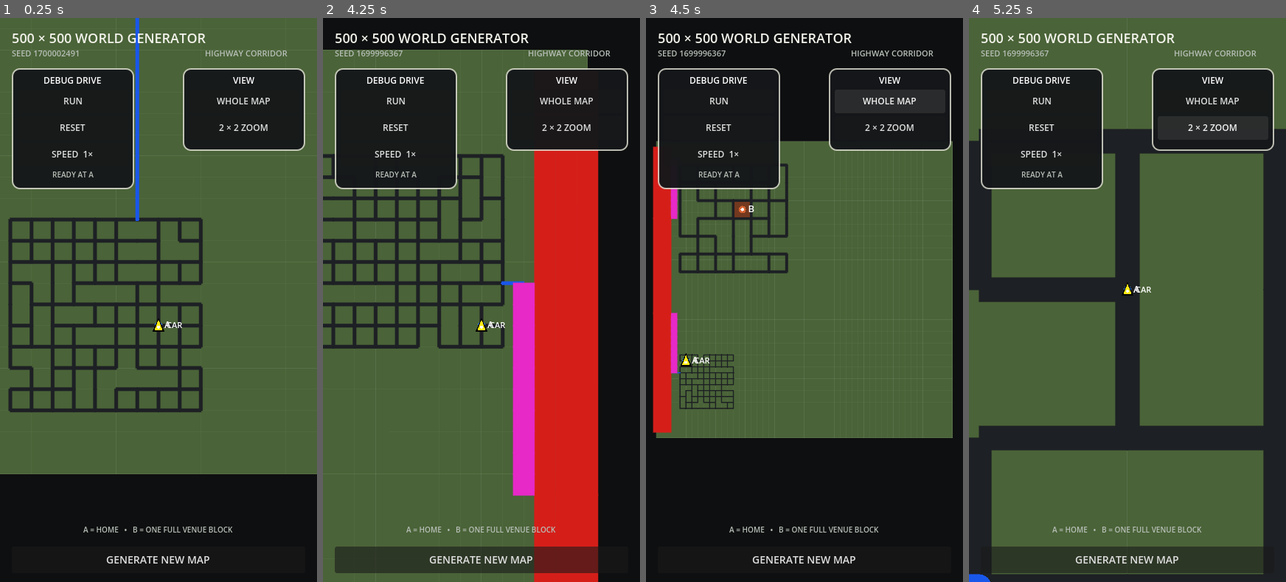
Above: before the commit, frames 1-4 (left to right).
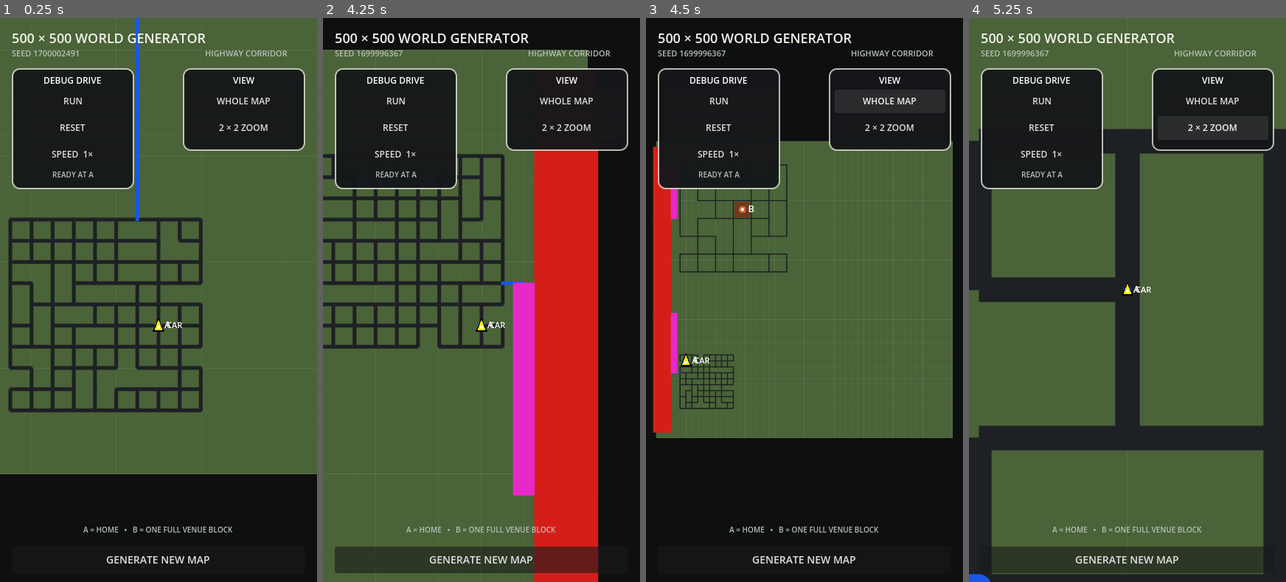
Above: after the commit, the same moments.

Repository: patrickcallahancomedy/comedian
Game: Godot game, scene res://scenes/drive/grid_world_prototype.tscn
Same seed, same stepped clock (60 frames per second), same inputs: the game is played once before the commit and once after it. This scene is started directly instead of the project's main scene.
Inputs (mouse positions are in pixels of both pictures, inside the frame that each line leads up to):
- Up to frame 1 (0.25 s): no input
- Up to frame 2 (4.25 s): click "RUN" at 0.5 s; click "GENERATE NEW MAP" at 1.25 s; click "GENERATE NEW MAP" at 2 s; tap Enter (ui_accept) at 2.75, 3.02 s; move the mouse to (551, 271) at 2.77 s; hold Right 2.78-3.5 s; tap Space at 2.85 s; click (551, 271) at 2.92 s; drag from (418, 328) to (465, 412) at 3.52 s
- Up to frame 3 (4.5 s): click "WHOLE MAP" at 4.25 s
- Up to frame 4 (5.25 s): click "2 × 2 ZOOM" at 5 s

Frames 1-2 are identical in both runs. In frame 3, 1.1% of the frame differs, in the area x 10-45%, y 25-46%; in frame 4, nothing differs.

Commit message:
Match city road width to neighborhood

Diff:
--- a/godot/scripts/drive/grid_world_map.gd
+++ b/godot/scripts/drive/grid_world_map.gd
@@ -311,7 +311,7 @@
 			match road_class:
 				generator.RoadClass.CITY:
 					width = (
-						float(generator.CITY_SPACING)
+						float(generator.NEIGHBORHOOD_SPACING)
 						* LEGACY_LOCAL_ROAD_RATIO
 					)
 				generator.RoadClass.CONNECTOR:
@@ -360,7 +360,7 @@
 		match road_class:
 			generator.RoadClass.CITY:
 				radius = (
-					float(generator.CITY_SPACING)
+					float(generator.NEIGHBORHOOD_SPACING)
 					* LEGACY_LOCAL_ROAD_RATIO
 					* 0.5
 				)
